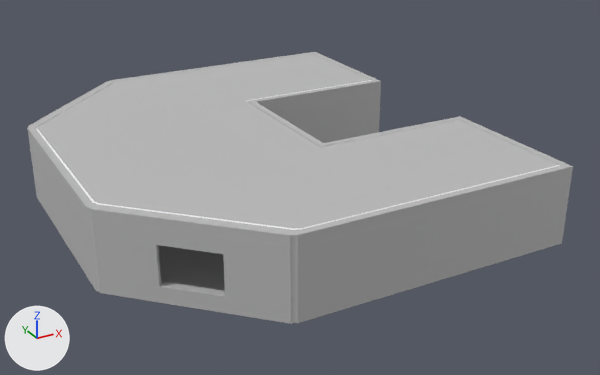
The FBX model Unity Project/Assets/OurStuff/Room/RoomBase.fbx as it was, and as the next commit left it.
The view is the same before and after, from a camera (50 mm lens) standing at (-13.2, -25.3, 24.6) and looking at (0.8, 0.2, 11.8). Every picture has the same lights, and +X, +Y and +Z are marked at lower left. Where no turn or scale is listed for an object, it has been applied to the vertices.

Script lines for the objects in view, before the commit:
```python
mat_ceiling = principled_material('Ceiling')
mat_ceiling.base_color = (0.5, 0.5, 0.5)  # grey #bcbcbc
mat_ceiling.roughness = 0.749
me_mesh = bpy.data.meshes.new('Mesh')
me_mesh.from_pydata(...)  # 259 vertices, 220 faces; spans x -7.5..7.5, y -8.6..8.6, z -1.4..1.4
# faces by material slot: [118, 90, 6, 6]
me_mesh.materials.append(mat_lambert1)  # grey #bcbcbc
me_mesh.materials.append(mat_trim)  # white #ffffff
me_mesh.materials.append(mat_wallpaper_2)  # grey #bcbcbc
me_mesh.materials.append(mat_wallpaper)  # grey #bcbcbc
me_mesh_001 = bpy.data.meshes.new('Mesh.001')
me_mesh_001.from_pydata(...)  # 96 vertices, 75 faces; spans x -7.3..7.3, y -8.4..8.4, z 0.0
# faces by material slot: [72, 3]
me_mesh_001.materials.append(mat_trim)  # white #ffffff
me_mesh_001.materials.append(mat_ceiling)  # grey #bcbcbc
ob_base_low = bpy.data.objects.new('Base_Low', me_mesh)
ob_base_low.location = (-0.45, 1.39, 12.72)
ob_ceiling_low = bpy.data.objects.new('Ceiling_Low', me_mesh_001)
ob_ceiling_low.location = (-0.45, 1.39, 14.13)
```
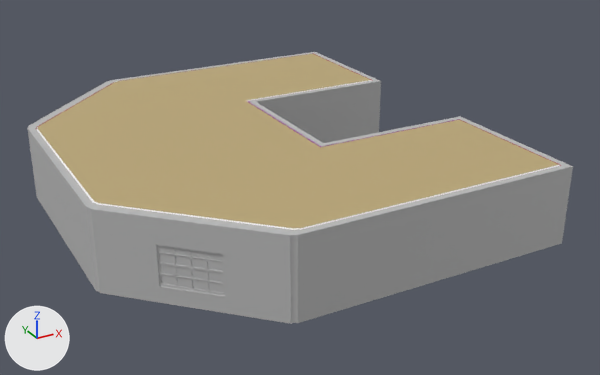
Changed parts and their boxes (x1, y1, x2, y2) in the pictures (600 x 375 px):
'Ceiling_Low', recoloured: (36, 54, 560, 230) in both
'Wind_Frame1', added: after (157, 245, 225, 296)
    faces in mat_glass_w (grey #bcbcbc): (159, 246, 224, 293)
    faces in mat_trim_w (grey #bcbcbc): (157, 245, 225, 296)

What the commit changed:
Material 'Ceiling' (mat_ceiling) changes colour from grey #bcbcbc to yellow #bca878; in linear values from (0.5, 0.5, 0.5) to (0.5, 0.392, 0.189).
Material 'Glass_W' (mat_glass_w) is new.
Its base color is (0.5, 0.5, 0.5) (grey #bcbcbc).
Its roughness is 0.749.
Material 'Trim_W' (mat_trim_w) is new.
Its base color is (0.5, 0.5, 0.5) (grey #bcbcbc).
Its roughness is 0.749.
Material 'Default_Material' (mat_default_material) is new.
Its base color is (0.5, 0.5, 0.5) (grey #bcbcbc).
Mesh me_mesh_002 is new.
It has 140 vertices, 179 faces and spans x -0.76..0.76, y -0.76..0.76, z -0.7..0.7.
Faces by material slot: [177, 1, 1].
It uses material mat_trim_w (grey #bcbcbc).
It uses material mat_default_material (grey #bcbcbc).
It uses material mat_glass_w (grey #bcbcbc).
Object 'Wind_Frame1' (ob_wind_frame1) is new; it shows me_mesh_002.
Its location is (-5.65, -4.93, 12.56).
